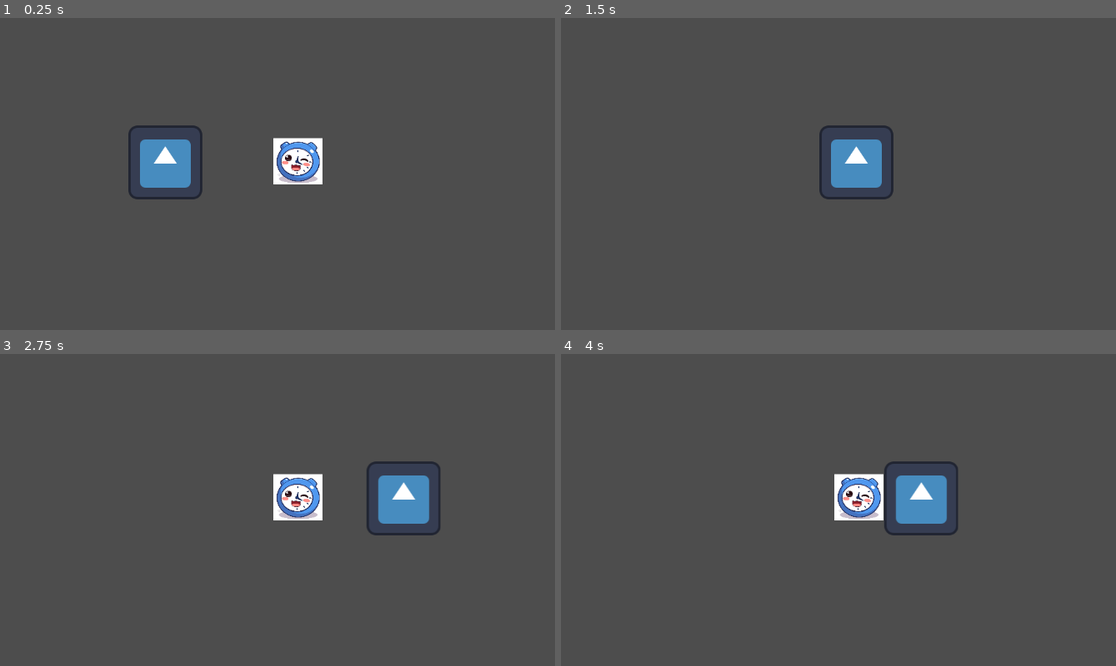
Above: before the commit, frames 1-4 (two rows, left to right).
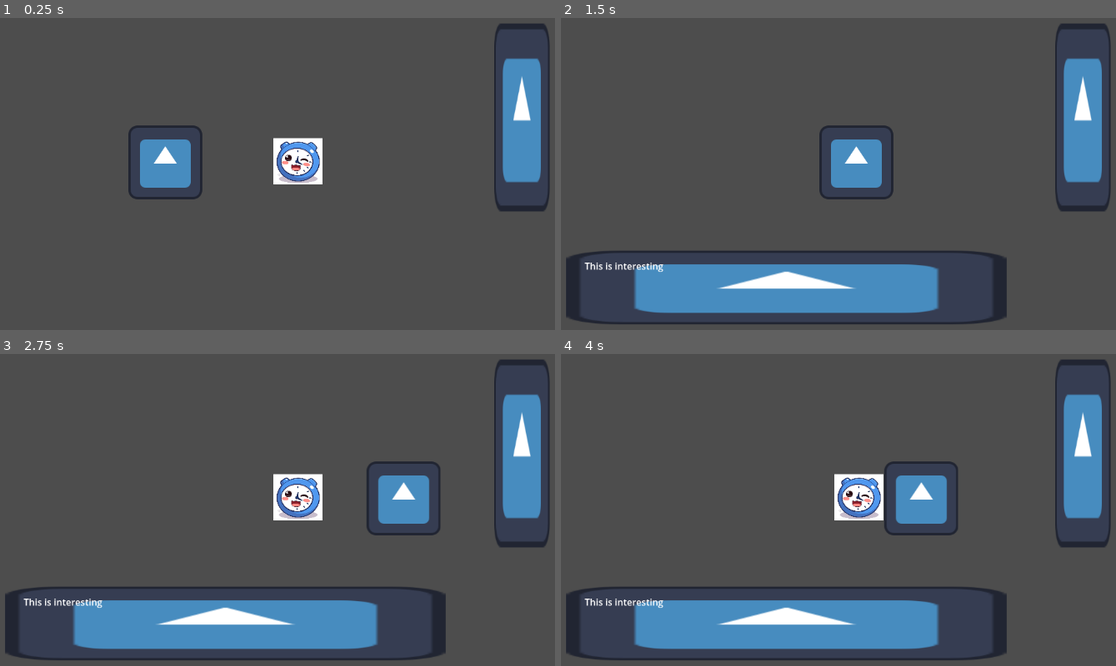
Above: after the commit, the same moments.

Repository: 7riciu/joyride
Game: Godot game, scene res://scenes/start_room.tscn
Two runs of this game, one before a commit and one after it. Both use one fixed random seed, a clock stepped at 60 frames per second and the inputs below. Before the commit the project starts from res://scenes/game.tscn. The engine's default icon, where the game draws it, is replaced by a stand-in: a white triangle on a blue panel in a dark square.
Inputs:
- Up to frame 1 (0.25 s): no input
- Up to frame 2 (1.5 s): tap Enter at 0.5 s; hold Right (right) 0.53-1.28 s; tap E (interact) at 0.6, 1.35 s; hold Down from 1.28 s (still down)
- Up to frame 3 (2.75 s): tap Space (skip, bound only after the commit) at 2 s; release Down at 2.03 s; hold Right (right) from 2.03 s (still down); tap Alt at 2.1 s; tap E (interact) at 2.3 s
- Up to frame 4 (4 s): release Right (right) at 2.78 s; hold Up 2.78-3.53 s; tap Shift at 2.85 s; tap E (interact) at 3.05, 3.6 s; tap Enter at 3.5 s; hold Left (left) from 3.53 s (still down)

The runs differ from the first frame. In frame 1, 3.5% of the frame differs, in the area x 89-100%, y 1-62%; in frame 2, 15%, in the area x 0-100%, y 1-99%; in frame 3, 15%; in frame 4, 15%.

Commit message:
I added a door that teleport you to anothere scene <3

Diff:
--- /dev/null
+++ b/door.gd
@@ -0,0 +1,19 @@
+extends Area2D
+
+var is_entered = false
+
+func _ready() -> void:
+	self.body_entered.connect(on_body_entered)
+	self.body_exited.connect(on_body_exited)
+
+func _process(_delta: float) -> void:
+	if is_entered and Input.is_action_just_pressed("interact"):
+		get_tree().change_scene_to_file("res://scenes/street.tscn")
+
+func on_body_entered(body):
+	if body.is_in_group("player"):
+		is_entered = true
+
+func on_body_exited(body):
+	if body.is_in_group("player"):
+		is_entered = false
--- a/object.gd
+++ b/object.gd
@@ -1,14 +1,22 @@
 extends Area2D
 
+@onready var thought_rect = get_tree().get_first_node_in_group("thought rect")
+@onready var thought_text = get_tree().get_first_node_in_group("thought text")
+
 var is_entered = false
+var thought_on_screen = false
 
 func _ready() -> void:
 	self.body_entered.connect(on_body_entered)
 	self.body_exited.connect(on_body_exited)
 
-func _process(delta: float) -> void:
+func _process(_delta: float) -> void:
 	if is_entered and Input.is_action_just_pressed("interact"):
 		thought()
+
+	if thought_on_screen and Input.is_action_just_pressed("skip"):
+		thought_rect.visible = false
+		thought_text.visible = false
 
 func on_body_entered(body):
 	if body.is_in_group("player"):
@@ -19,4 +27,8 @@
 		is_entered = false
 
 func thought():
-	print("This is a cool object")
+	thought_rect.visible = true
+	thought_text.visible = true
+	thought_on_screen = true
+
+	thought_text.text = "This is interesting"
--- a/project.godot
+++ b/project.godot
@@ -38,6 +38,11 @@
 "events": [Object(InputEventKey,"resource_local_to_scene":false,"resource_name":"","device":-1,"window_id":0,"alt_press …(192 unchanged characters)…
 ]
 }
+skip={
+"deadzone": 0.2,
+"events": [Object(InputEventKey,"resource_local_to_scene":false,"resource_name":"","device":-1,"window_id":0,"alt_pressed":false,"shift_pressed":false,"ctrl_pressed":false,"meta_pressed":false,"pressed":false,"keycode":0,"physical_keycode":32,"key_label":0,"unicode":32,"location":0,"echo":false,"script":null)
+]
+}
 
 [rendering]
 
--- /dev/null
+++ b/scenes/door.tscn
@@ -0,0 +1,19 @@
+[gd_scene load_steps=4 format=3 uid="uid://c02tseb8q0kl1"]
+
+[ext_resource type="Script" uid="uid://cw14yv1u4pery" path="res://door.gd" id="1_uvdjg"]
+[ext_resource type="Texture2D" uid="uid://dvcqfdy0ikfph" path="res://icon.svg" id="2_83dcw"]
+
+[sub_resource type="RectangleShape2D" id="RectangleShape2D_la1wf"]
+size = Vector2(146, 353)
+
+[node name="door" type="Area2D"]
+script = ExtResource("1_uvdjg")
+
+[node name="Sprite2D" type="Sprite2D" parent="."]
+position = Vector2(-2.2737368e-13, 0)
+scale = Vector2(0.75, 2.546875)
+texture = ExtResource("2_83dcw")
+
+[node name="InteractArea" type="CollisionShape2D" parent="."]
+position = Vector2(0, -13.5)
+shape = SubResource("RectangleShape2D_la1wf")
--- a/scenes/game.tscn
+++ /dev/null
@@ -1,12 +0,0 @@
-[gd_scene load_steps=3 format=3 uid="uid://ogj46flheesp"]
-
-[ext_resource type="PackedScene" uid="uid://bl5dmmjsmssmp" path="res://scenes/player.tscn" id="1_uwrxv"]
-[ext_resource type="PackedScene" uid="uid://dvqy3qha0nh6w" path="res://scenes/object.tscn" id="2_yqjtg"]
-
-[node name="game" type="Node2D"]
-
-[node name="Object" parent="." instance=ExtResource("2_yqjtg")]
-position = Vector2(688, 325)
-
-[node name="player" parent="." instance=ExtResource("1_uwrxv")]
-position = Vector2(459, 327)
--- /dev/null
+++ b/scenes/start_room.tscn
@@ -0,0 +1,19 @@
+[gd_scene load_steps=5 format=3 uid="uid://ogj46flheesp"]
+
+[ext_resource type="PackedScene" uid="uid://dvqy3qha0nh6w" path="res://scenes/object.tscn" id="1_jehp2"]
+[ext_resource type="PackedScene" uid="uid://bl5dmmjsmssmp" path="res://scenes/player.tscn" id="2_64bsv"]
+[ext_resource type="PackedScene" uid="uid://dwc6a27523ii1" path="res://scenes/thought_popup.tscn" id="3_bxm2c"]
+[ext_resource type="PackedScene" uid="uid://c02tseb8q0kl1" path="res://scenes/door.tscn" id="4_64bsv"]
+
+[node name="room" type="Node2D"]
+
+[node name="Object" parent="." instance=ExtResource("1_jehp2")]
+position = Vector2(688, 325)
+
+[node name="player" parent="." instance=ExtResource("2_64bsv")]
+position = Vector2(459, 327)
+
+[node name="Speech" parent="." instance=ExtResource("3_bxm2c")]
+
+[node name="door" parent="." instance=ExtResource("4_64bsv")]
+position = Vector2(1076, 249)
--- /dev/null
+++ b/scenes/street.tscn
@@ -0,0 +1,12 @@
+[gd_scene load_steps=3 format=3 uid="uid://sij6cbektsud"]
+
+[ext_resource type="PackedScene" uid="uid://c02tseb8q0kl1" path="res://scenes/door.tscn" id="1_tr5t1"]
+[ext_resource type="PackedScene" uid="uid://bl5dmmjsmssmp" path="res://scenes/player.tscn" id="2_l8dq3"]
+
+[node name="street" type="Node2D"]
+
+[node name="door" parent="." instance=ExtResource("1_tr5t1")]
+position = Vector2(77, 304)
+
+[node name="player" parent="." instance=ExtResource("2_l8dq3")]
+position = Vector2(229, 401)
--- /dev/null
+++ b/scenes/thought_popup.tscn
@@ -0,0 +1,34 @@
+[gd_scene load_steps=2 format=3 uid="uid://dwc6a27523ii1"]
+
+[ext_resource type="Texture2D" uid="uid://dvcqfdy0ikfph" path="res://icon.svg" id="1_ue7of"]
+
+[node name="Speech" type="CanvasLayer"]
+
+[node name="TextRect" type="TextureRect" parent="." groups=["thought rect"]]
+visible = false
+anchors_preset = -1
+anchor_left = 0.158
+anchor_top = 0.74100006
+anchor_right = 0.81900007
+anchor_bottom = 0.938
+offset_left = -0.01600647
+offset_top = -0.16802979
+offset_right = 0.51190186
+offset_bottom = 0.17596436
+grow_horizontal = 2
+grow_vertical = 0
+size_flags_horizontal = 4
+size_flags_vertical = 4
+texture = ExtResource("1_ue7of")
+
+[node name="Text" type="Label" parent="." groups=["thought text"]]
+visible = false
+anchors_preset = -1
+anchor_left = 0.186
+anchor_top = 0.76400006
+anchor_right = 0.79300004
+anchor_bottom = 0.91200006
+offset_left = -0.27200317
+offset_top = -0.072052
+offset_right = -0.5360718
+offset_bottom = 0.023986816
--- a/scripts/player.gd
+++ b/scripts/player.gd
@@ -7,7 +7,7 @@
 var acceleration = 0.1
 var jump_force = -400.0
 
-func _physics_process(delta: float) -> void:
+func _physics_process(_delta: float) -> void:
 
 	var direction = Input.get_axis("left", "right")
 
Not shown, added: door.gd.uid
